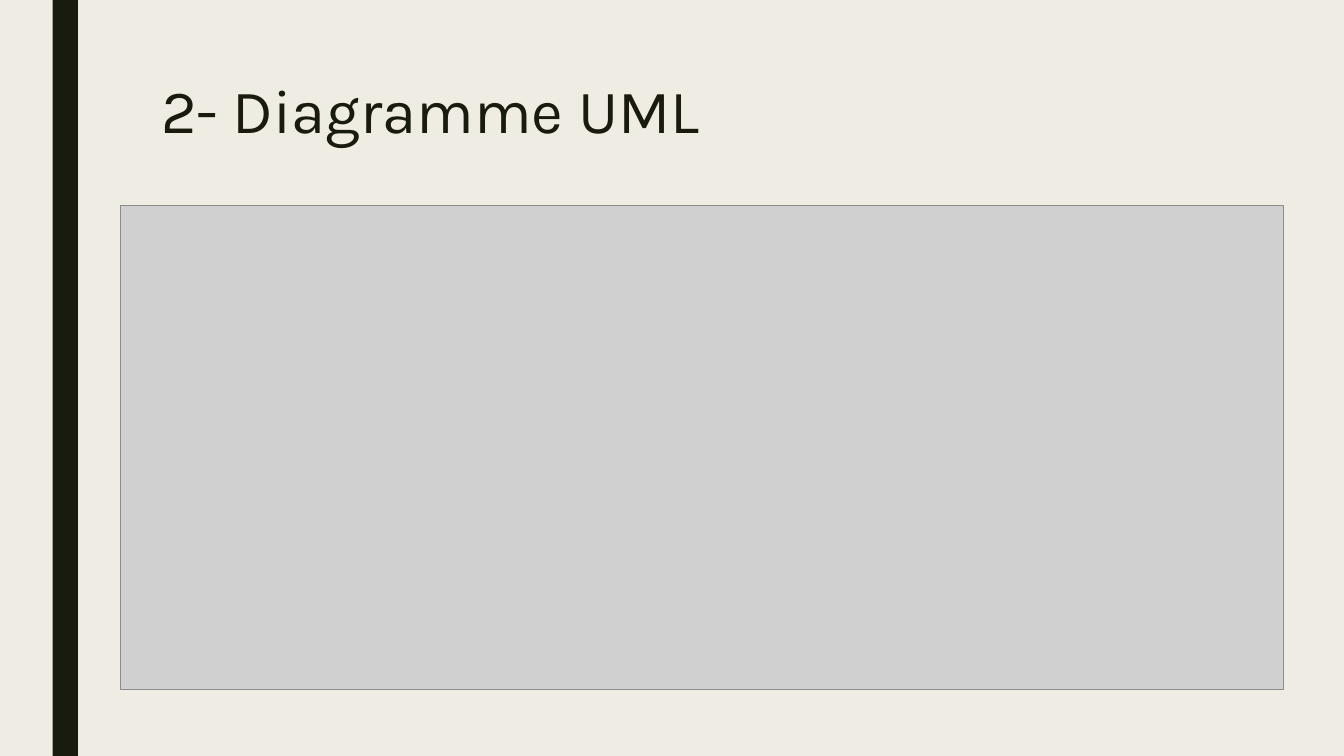
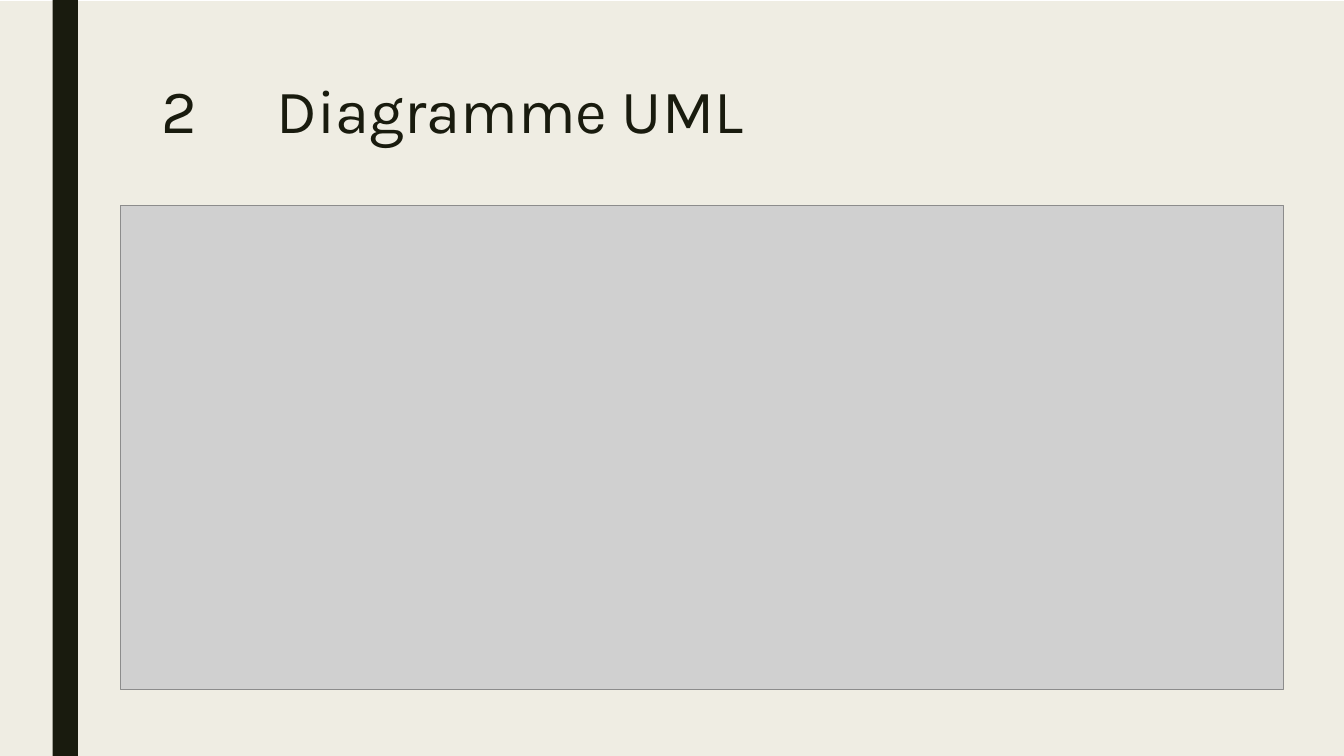
Before and after one commit to 0xblazy/Projet_2048_Nico_Elise_Tom_Lucille, a slide deck: slide 4 of Projet_2048/Support_Projet_2048.pptx. Drawn at 1344x756 pixels with LibreOffice and Linux fonts; fonts in the diff are those of the drawing; grey boxes stand for pictures. Boxes give left, top, right and bottom in pixels: in the first picture for what was removed or moved away, otherwise in the second. Text is boxed around its words. In the diff, an @@ line names an element or a change of style, - is before the commit and + after.

```diff
--- a/Projet_2048/Support_Projet_2048.pptx
+++ b/Projet_2048/Support_Projet_2048.pptx
@@ background #EFEDE3 to pattern #EFEDE3 on #FFFFFF @@
@@ title at [161,90,743,148]: text changed @@
-2- Diagramme UML
+2 Diagramme UML
```
Also in this commit, not shown: 9 other slides changed, 1 slide added, 1 other file.
